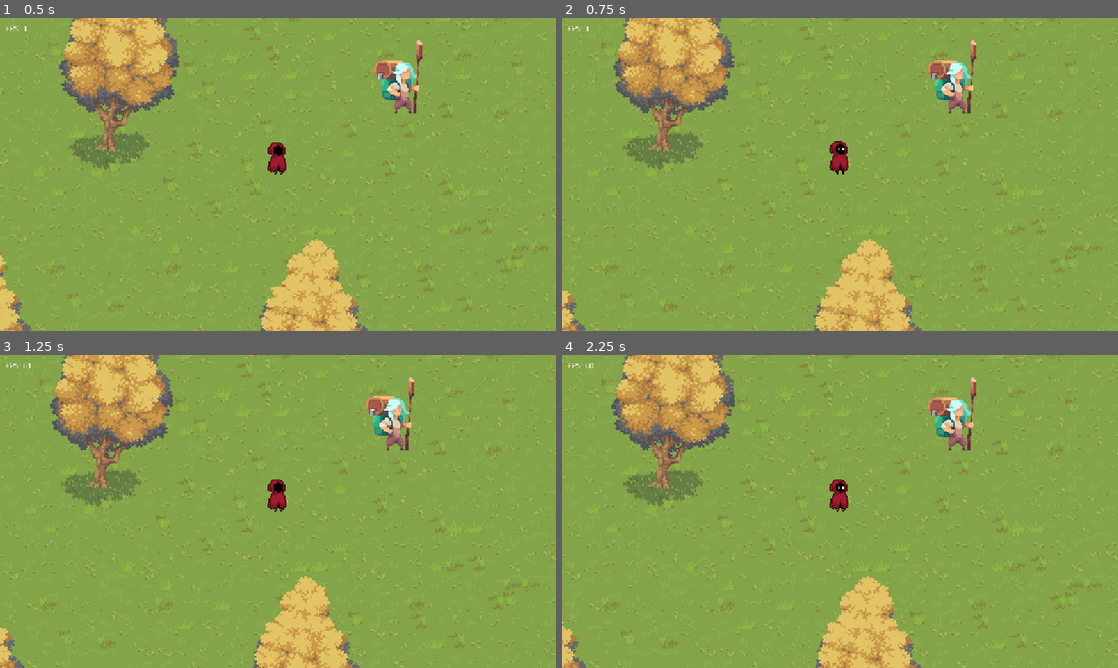
Above: before the commit, frames 1-4 (two rows, left to right).
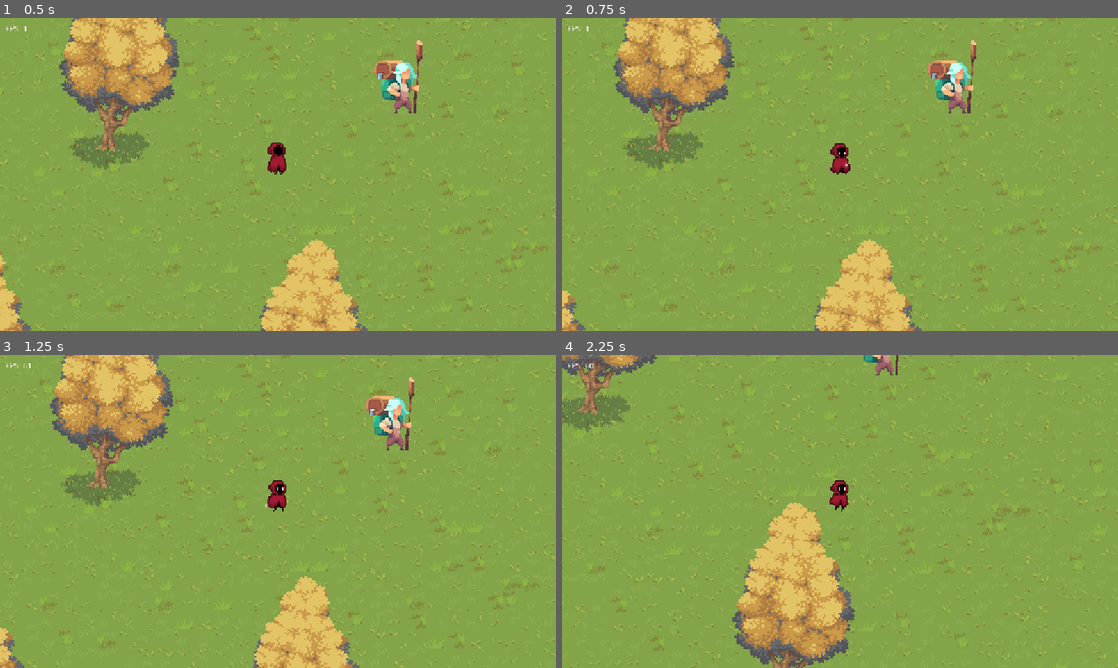
Above: after the commit, the same moments.

Repository: nxtdv/projectb_godot
Game: Godot game, scene res://scenes/main.tscn
Two runs of this game, one before a commit and one after it. Both use one fixed random seed, a clock stepped at 60 frames per second and the inputs below.
Inputs (mouse positions are in pixels of both pictures, inside the frame that each line leads up to):
- Up to frame 1 (0.5 s): no input
- Up to frame 2 (0.75 s): move the mouse to (962, 158) at 0.52 s; hold D (Right) from 0.53 s (still down); click (962, 158) at 0.6 s
- Up to frame 3 (1.25 s): keep holding D (Right)
- Up to frame 4 (2.25 s): move the mouse to (728, 527) at 1.27 s; release D (Right) at 1.28 s; hold S (Down) 1.28-2.03 s; tap E (Interact) at 1.35 s; move the mouse to (895, 442) at 2.02 s; hold D (Right) from 2.03 s (still down); hold Shift (Sprint) from 2.03 s (still down)

Frame 1 is identical in both runs. In frame 2, 0.2% of the frame differs, in the area x 48-52%, y 39-50%; in frame 3, 0.2%; in frame 4, 26%, in the area x 0-100%, y 0-100%.
Error after the commit: Invalid call. Nonexistent function 'play_footstep_sound' in base 'Node (audio_manager.gd)'. (res://scripts/player.gd:70)

Commit message:
feat(player): improve movement and footstep handling
- renamed `tilemap` to `tile_map_layer` for clearer naming
- added fallback material "grass" for undefined tile material
- introduced `_handle_movement`, `_handle_footsteps`, and `_play_footstep` for cleaner logic
- refined sprite flipping and animation playback in movement flow
- replaced direct method calls with `_get_current_material` for material fetching
- added error handling for missing `TileMapLayer`

Diff:
--- a/scripts/player.gd
+++ b/scripts/player.gd
@@ -2,14 +2,15 @@
 
 @onready var sprite_2d: Sprite2D = $Sprite2D
 @onready var animation_player: AnimationPlayer = $AnimationPlayer
-const WALK_SPEED: float                        = 100.0
-const SPRINT_SPEED: float                      = 300.0
-const STEP_INTERVAL_WALK: float                = 0.6
-const STEP_INTERVAL_SPRINT: float              = 0.3
-var is_attacking: bool                         = false
-var can_move: bool                             = true
-var tilemap: TileMapLayer
-var step_timer: float                          = 0.0
+@onready var tile_map_layer: TileMapLayer = $"../TilemapLayers/TileMapLayer"
+const WALK_SPEED: float                   = 100.0
+const SPRINT_SPEED: float                 = 300.0
+const STEP_INTERVAL_WALK: float           = 0.6
+const STEP_INTERVAL_SPRINT: float         = 0.3
+const FALLBACK_MATERIAL: String           = "grass"
+var is_attacking: bool                    = false
+var can_move: bool                        = true
+var step_timer: float                     = 0.0
 
 
 func _ready() -> void:
@@ -17,7 +18,8 @@
 	if not animation_player.animation_finished.is_connected(_on_animation_player_animation_finished):
 		animation_player.animation_finished.connect(_on_animation_player_animation_finished)
 
-	tilemap = get_tree().get_first_node_in_group("tilemap")
+	if not tile_map_layer:
+		push_error("TileMapLayer introuvable au chemin '../TilemapLayers/TileMapLayer'")
 
 
 func _physics_process(delta: float) -> void:
@@ -25,66 +27,56 @@
 		_start_attack()
 		return
 
+	# If attacking or cannot move, skip movement handling
 	if is_attacking or not can_move:
-		velocity = Vector2.ZERO
-		animation_player.play("idle")
-		move_and_slide()
 		return
 
+	_handle_movement(delta)
+
+
+func _handle_movement(delta: float) -> void:
 	var input_vector: Vector2 = Input.get_vector("Left", "Right", "Up", "Down")
 	var is_sprinting: bool    = Input.is_action_pressed("Sprint")
-	var current_speed: float  = SPRINT_SPEED if is_sprinting else WALK_SPEED
 
-	velocity = input_vector.normalized() * current_speed
+	# Apply velocity
+	velocity = input_vector.normalized() * (SPRINT_SPEED if is_sprinting else WALK_SPEED)
 
-	if velocity.x != 0:
-		sprite_2d.flip_h = velocity.x < 0
+	# Flip sprite
+	if velocity.x != 0.0:
+		sprite_2d.flip_h = velocity.x < 0.0
 
+	# Play animations
 	if input_vector == Vector2.ZERO:
 		animation_player.play("idle")
 		step_timer = 0.0
 	else:
-		if is_sprinting:
-			animation_player.play("sprint")
-			handle_footsteps(delta, true)
-		else:
-			animation_player.play("walk")
-			handle_footsteps(delta, false)
+		animation_player.play("sprint" if is_sprinting else "walk")
+		_handle_footsteps(delta, is_sprinting)
 
 	move_and_slide()
 
 
-func handle_footsteps(delta: float, is_running: bool):
-	var step_interval: float = STEP_INTERVAL_SPRINT if is_running else STEP_INTERVAL_WALK
+func _handle_footsteps(delta: float, is_running: bool) -> void:
 	step_timer += delta
 
+	var step_interval: float = STEP_INTERVAL_SPRINT if is_running else STEP_INTERVAL_WALK
 	if step_timer >= step_interval:
-		play_footstep_sound(is_running)
+		_play_footstep(is_running)
 		step_timer = 0.0
 
 
-func play_footstep_sound(is_running: bool):
-	var surface_material: String = get_current_material()
-
-	if is_running:
-		AudioManager.play_run_sound(surface_material, global_position)
-	else:
-		AudioManager.play_walk_sound(surface_material, global_position)
+func _play_footstep(is_running: bool) -> void:
+	var surface_material: String = _get_current_material()
+	AudioManager.play_footstep_sound(surface_material, is_running, global_position)
 
 
-func get_current_material() -> String:
-	if not tilemap:
-		return "grass"
+func _get_current_material() -> String:
+	if not tile_map_layer:
+		return FALLBACK_MATERIAL
 
-	var tile_coords: Vector2i = tilemap.local_to_map(tilemap.to_local(global_position))
-	var tile_data: TileData   = tilemap.get_cell_tile_data(tile_coords)
+	var tile_data: TileData = tile_map_layer.get_cell_tile_data(tile_map_layer.local_to_map(tile_map_layer.to_local(global_position)))
 
-	if tile_data:
-		var custom_material = tile_data.get_custom_data("material")
-		if custom_material != null:
-			return str(custom_material)
-
-	return "grass"
+	return str(tile_data.get_custom_data("material")) if tile_data else FALLBACK_MATERIAL
 
 
 func _start_attack() -> void:
